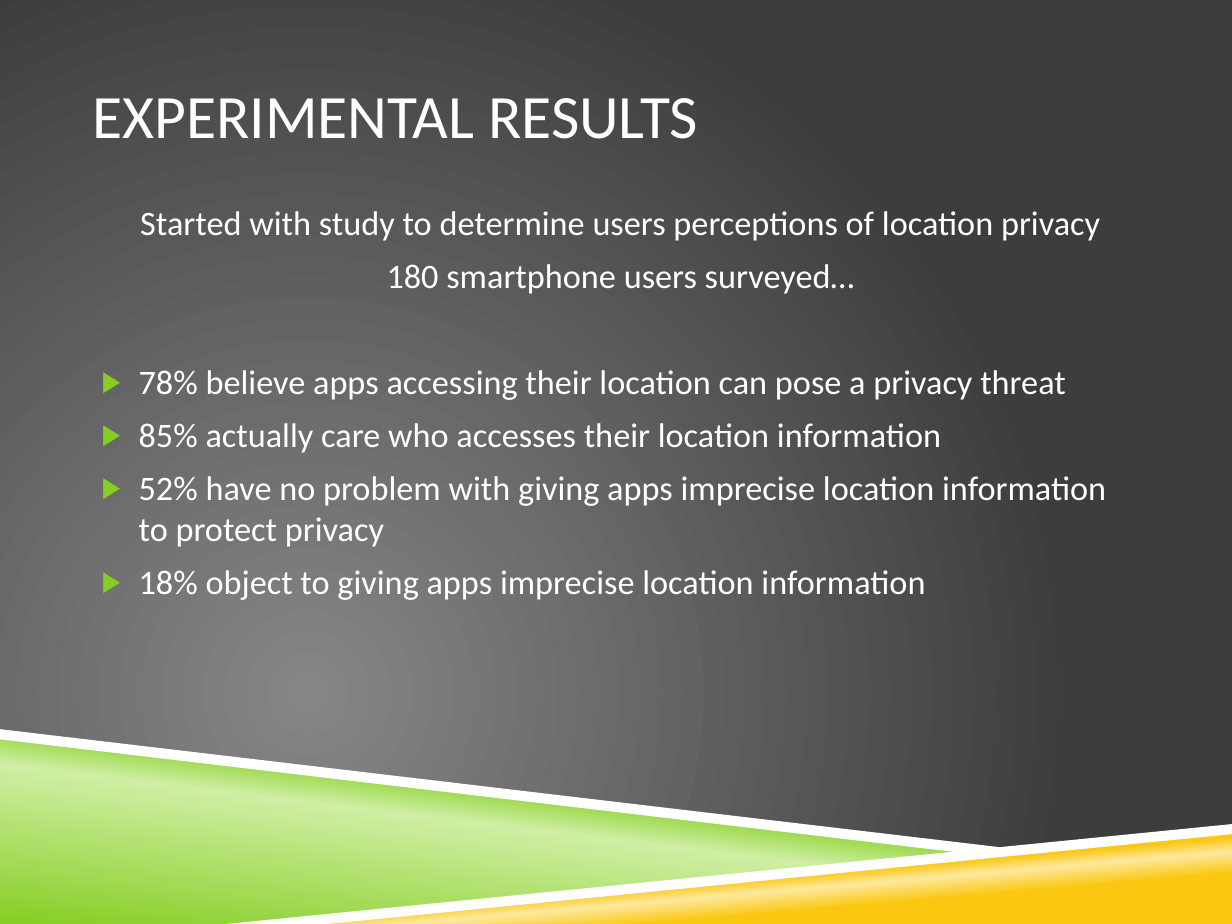
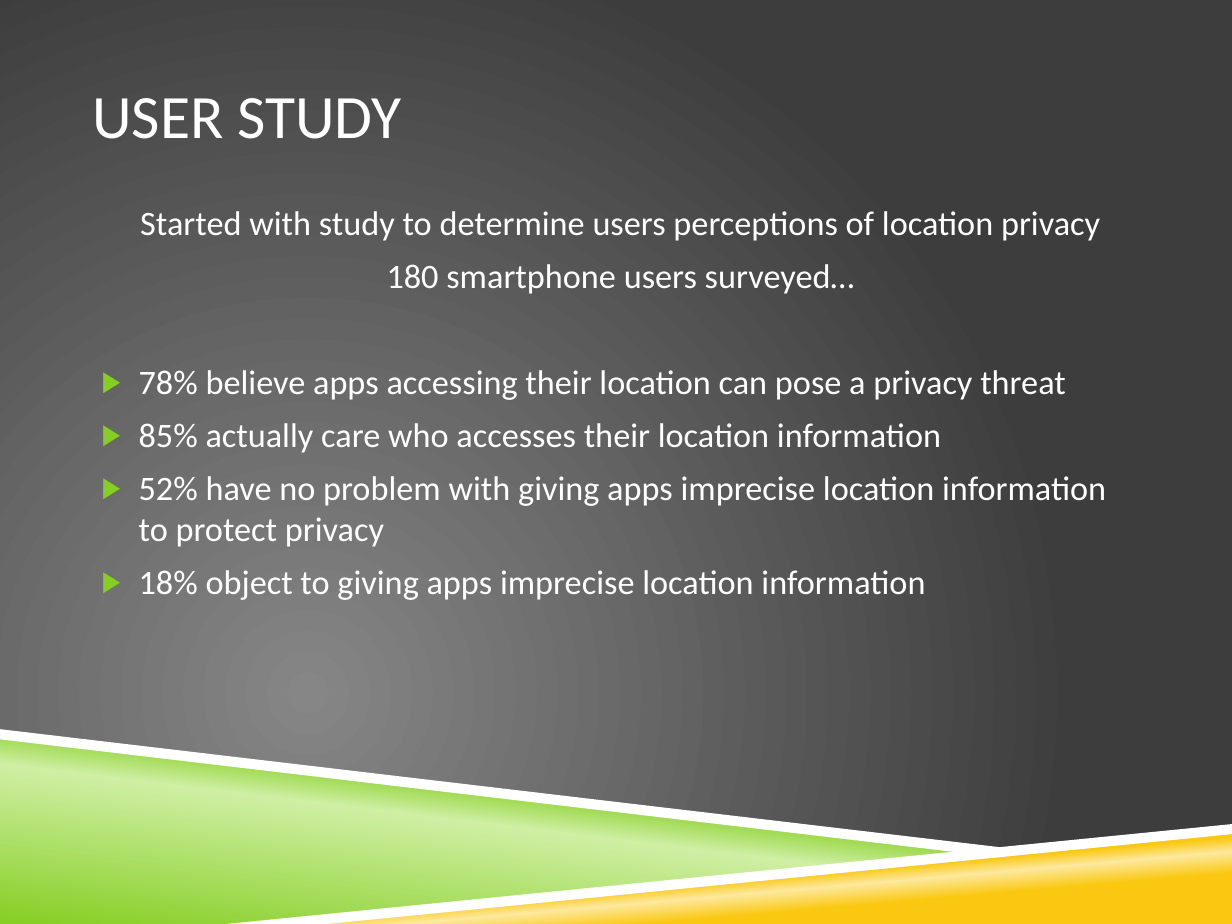
Before and after one commit to vfasburg/cse_825, a slide deck: slide 15 of PaperPresentation/Paper_Presentation_Fasburg_Reiff_Thomas.pptx (slide 14 before the commit). Drawn at 1232x924 pixels with LibreOffice and Linux fonts; fonts in the diff are those of the drawing; background and template pictures are left out. Boxes give left, top, right and bottom in pixels: in the first picture for what was removed or moved away, otherwise in the second. Text is boxed around its words. In the diff, an @@ line names an element or a change of style, - is before the commit and + after.

```diff
--- a/PaperPresentation/Paper_Presentation_Fasburg_Reiff_Thomas.pptx
+++ b/PaperPresentation/Paper_Presentation_Fasburg_Reiff_Thomas.pptx
@@ title at (92,98,402,139): text changed @@
-EXPERIMENTAL RESULTS
+USER STUDY
```
Also in this commit, not shown: 7 other slides changed, 3 slides added, 1 slide removed.
